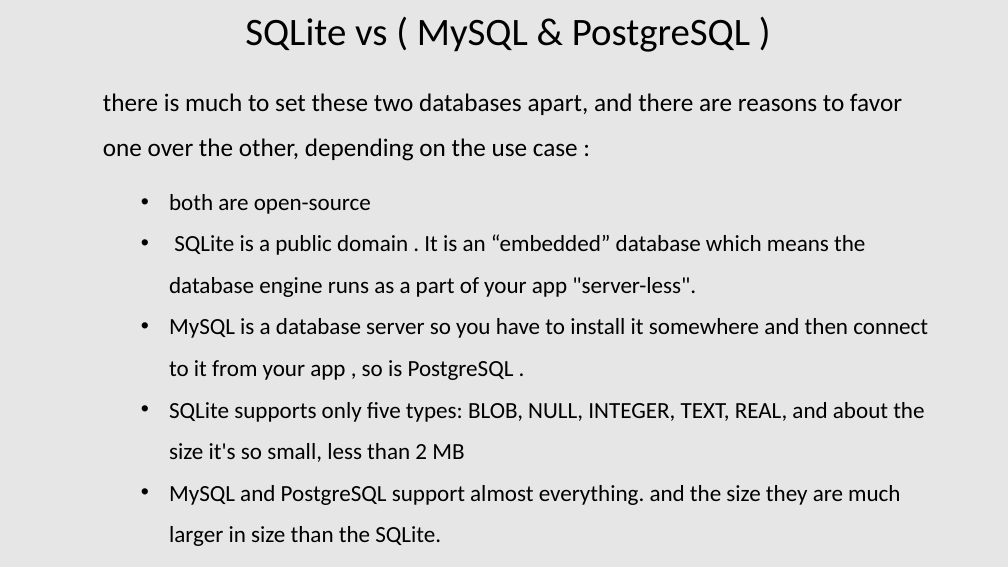
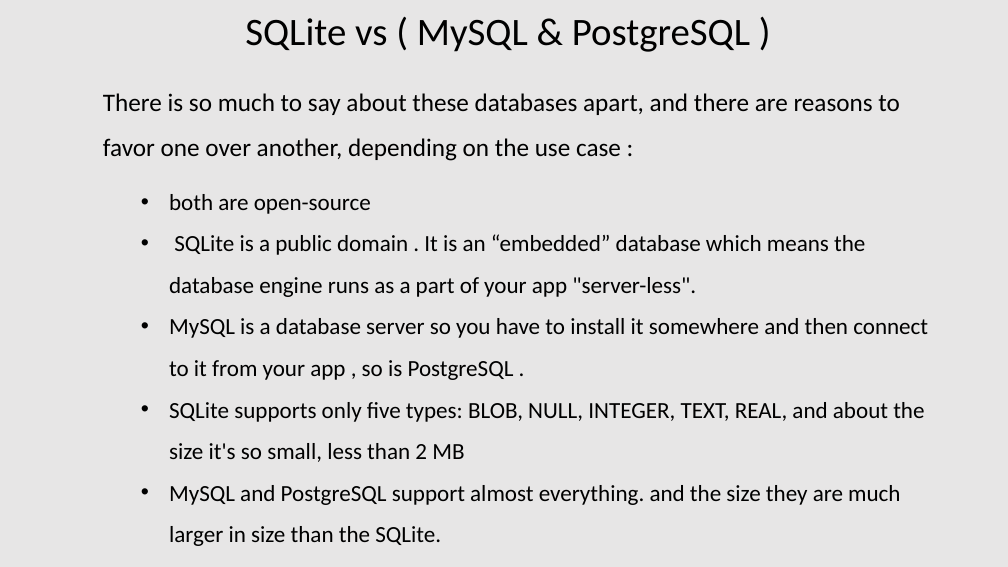
Before and after one commit to lahcenrahlaoui/Wingardium_Leviosaaaa, a slide deck: slide 15 of Presentation-projet-SQLite [Autosaved].pptx. Drawn at 1008x567 pixels with LibreOffice and Linux fonts; fonts in the diff are those of the drawing. Boxes give left, top, right and bottom in pixels: in the first picture for what was removed or moved away, otherwise in the second. Text is boxed around its words. In the diff, an @@ line names an element or a change of style, - is before the commit and + after.

Commit message:
minor changes

```diff
--- a/Presentation-projet-SQLite [Autosaved].pptx
+++ b/Presentation-projet-SQLite [Autosaved].pptx
@@ text at bbox=[103, 93, 900, 161]: text changed @@
-there is much to set these two databases apart, and there are reasons to favor one over the other, depending on the use case :
+There is so much to say about these databases apart, and there are reasons to favor one over another, depending on the use case :
```
Also in this commit, not shown: 3 other slides changed.
